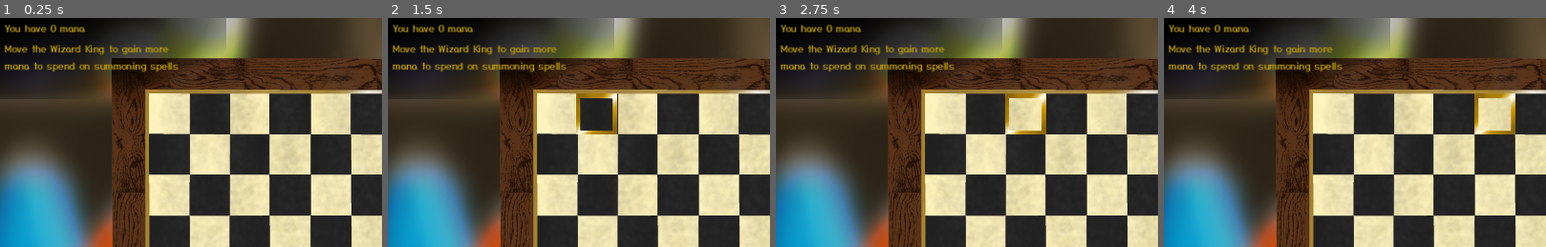
Above: before the commit, frames 1-4 (left to right).
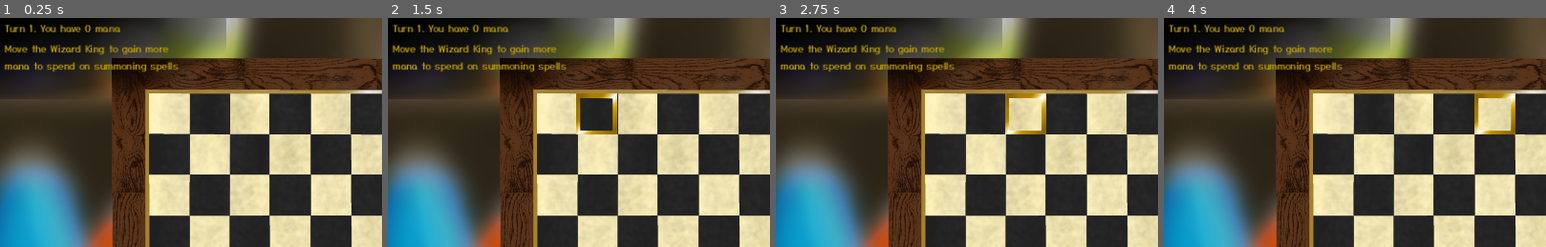
Above: after the commit, the same moments.

Repository: StephenAdamson/LDJam-55
Game: Godot game, scene res://Chess.tscn
Same seed, same stepped clock (60 frames per second), same inputs: the game is played once before the commit and once after it.
Inputs (mouse positions are % of the whole screen's width and height, from its top left):
- Up to frame 1 (0.25 s): no input
- Up to frame 2 (1.5 s): tap Enter at 0.5 s; move the mouse to (22, 21) at 0.52 s; click (22, 21) at 0.67 s; tap Space at 1.25 s; move the mouse to (27, 21) at 1.27 s; click (27, 21) at 1.42 s
- Up to frame 3 (2.75 s): tap Enter at 2 s; move the mouse to (33, 21) at 2.02 s; click (33, 21) at 2.17 s
- Up to frame 4 (4 s): tap Space at 2.75 s; move the mouse to (38, 21) at 2.77 s; click (38, 21) at 2.92 s; tap Enter at 3.5 s; move the mouse to (43, 21) at 3.52 s; click (43, 21) at 3.67 s
The pictures show only the part of the screen within x 0-50%, y 0-50%; the shares and areas given below are measured in that part.

The runs differ from the first frame. In frame 1, 0.6% of the frame differs, in the area x 1-32%, y 2-7%; in frame 2, 0.6%; in frame 3, 0.6%; in frame 4, 0.6%.

Commit message:
performance, AI, pawns

Diff:
--- a/prefabs/book/Spell_book_main.tscn
+++ b/prefabs/book/Spell_book_main.tscn
@@ -55,10 +55,10 @@
 [node name="Wallet" type="Label" parent="."]
 z_index = 501
 layout_mode = 0
-offset_left = 335.0
-offset_top = 116.0
-offset_right = 461.0
-offset_bottom = 140.0
+offset_left = 314.0
+offset_top = 112.0
+offset_right = 440.0
+offset_bottom = 136.0
 rotation = 0.0624787
 theme_override_colors/font_color = Color(0, 0, 0, 1)
 theme_override_fonts/font = ExtResource("3_351fs")
--- a/scripts/ChessSquare.gd
+++ b/scripts/ChessSquare.gd
@@ -37,8 +37,9 @@
 func changeState(newState: SquareState):
 	if newState == SquareState.HOVERED and currentState == SquareState.POSSIBLE:
 		return
-	currentState = newState
-	update_sprite()
+	if newState != currentState:
+		currentState = newState
+		update_sprite()
 
 func _input(event):
 	if event is InputEventMouseButton:
@@ -52,8 +53,10 @@
 				if GameManager.chosenPiece.isKing :
 					GameManager.white_mana += 1
 				GameManager.currentGameState = GameManager.GAMESTATE.BLACK_PLAYING
-		if event.button_index == MOUSE_BUTTON_LEFT and event.pressed and currentState == SquareState.HOVERED and GameManager.currentGameState == GameManager.GAMESTATE.WHITE_SUMMON_SELECTION:
+				GameManager.complete_turns += 1
+		if event.button_index == MOUSE_BUTTON_LEFT and event.pressed and currentState == SquareState.HOVERED and GameManager.currentGameState == GameManager.GAMESTATE.WHITE_SUMMON_SELECTION and !GameManager.getPieceAtSquare(Vector2i(coordinates.y,7-coordinates.x)):
 			GameManager.currentGameState = GameManager.GAMESTATE.BLACK_PLAYING
+			GameManager.complete_turns += 1
 			GameManager.buyingPiece.setPiecePosition(Vector2i(coordinates.y,7-coordinates.x))
 			changeState(SquareState.IDLE)
 
--- a/scripts/GameManager.gd
+++ b/scripts/GameManager.gd
@@ -23,6 +23,8 @@
 var BishopPortrait : PackedScene = load("res://prefabs/Portraits/Bishop.tscn")
 var RookPortrait : PackedScene = load("res://prefabs/Portraits/Rook.tscn")
 var PawnPortrait : PackedScene = load("res://prefabs/Portraits/Pawn.tscn")
+
+var complete_turns = 0
 
 var board = []
 enum GAMESTATE {
@@ -49,6 +51,7 @@
 var white_mana = 0
 var black_mana = 0
 
+var white_pieces = []
 var black_pieces = []
 
 var chances = [1,1,2,2,2,2,2,2,3,3,3,3,3,3,4,4,4,4,4,4,4,4,4,4,5,5,5,5,5,5,5,5,5,5,5,5,5,5,5,5,5,5]
@@ -66,7 +69,8 @@
 			square.coordinates = Vector2i(y, x)
 			board[y].append(square)
 			add_child(board[y][x])
-	chosenPiece = spawn_white_king_piece()
+	white_pieces.append(spawn_white_king_piece())
+	chosenPiece = white_pieces[0]
 	black_pieces.append(spawn_black_king_piece())
 
 	_shopIcon = ShopIcon.instantiate()
@@ -106,94 +110,143 @@
 func _process(delta):
 	if currentGameState == GAMESTATE.WHITE_SUMMON_SELECTION and buyingPiece:
 		buyingPiece.position = buyingPiece.get_global_mouse_position()
-	if currentGameState == GAMESTATE.BLACK_PLAYING:
+	elif currentGameState == GAMESTATE.BLACK_PLAYING:
 		black_ai()
 
 func black_ai():
-	var decision = randi() % 7
+	var decision
 	for _piece in black_pieces:
 		if _piece.calculate_captures().size()>0:
 			decision=10
-
-	if black_mana >= 2 and getSpawnableZonesBlack().size()>0:
-		decision = randi() % 7
+			break
+	if decision != 10 and black_mana >= 2 and getSpawnableZonesBlack().size()>0:
+		decision = randi() % 4
 		if decision == 0 :
-			var hasBought = 0
-			while hasBought == 0:
-				var selection = chances[randi() % chances.size()]
-				var _piece
-				match selection:
-					1:
-						if black_mana >= 2:
-							black_mana -= 2
-							hasBought = selection
-							_piece = Pawn.instantiate()
-					2:
-						if black_mana >= 6:
-							black_mana -= 6
-							hasBought = selection
-							_piece = Knight.instantiate()
-					3:
-						if black_mana >= 6:
-							black_mana -= 6
-							hasBought = selection
-							_piece = Bishop.instantiate()
-					4:
-						if black_mana >= 10:
-							black_mana -= 10
-							hasBought = selection
-							_piece = Rook.instantiate()
-					5:
-						if black_mana >= 18:
-							black_mana -= 18
-							hasBought = selection
-							_piece = Queen.instantiate()
-				if hasBought > 0:
-					_piece.team = 1
-					_piece.setPiecePosition(getSpawnableZonesBlack()[randi() % getSpawnableZonesBlack().size()])
-					black_pieces.append(_piece)
-					add_child(_piece)
-			currentGameState = GAMESTATE.WHITE_PLAYING
+			black_summon()
 		else:
 			black_move_a_piece()
 	else:
 		black_move_a_piece()
 
+func black_summon():
+	var hasBought = 0
+	while hasBought == 0:
+		var selection = chances[randi() % chances.size()]
+		var _piece
+		match selection:
+			1:
+				if black_mana >= 2:
+					black_mana -= 2
+					hasBought = selection
+					_piece = Pawn.instantiate()
+			2:
+				if black_mana >= 6:
+					black_mana -= 6
+					hasBought = selection
+					_piece = Knight.instantiate()
+			3:
+				if black_mana >= 6:
+					black_mana -= 6
+					hasBought = selection
+					_piece = Bishop.instantiate()
+			4:
+				if black_mana >= 10:
+					black_mana -= 10
+					hasBought = selection
+					_piece = Rook.instantiate()
+			5:
+				if black_mana >= 18:
+					black_mana -= 18
+					hasBought = selection
+					_piece = Queen.instantiate()
+		if hasBought > 0:
+			_piece.team = 1
+			_piece.setPiecePosition(getSpawnableZonesBlack()[randi() % getSpawnableZonesBlack().size()])
+			black_pieces.append(_piece)
+			add_child(_piece)
+	currentGameState = GAMESTATE.WHITE_PLAYING
+	complete_turns += 1
+
 func black_move_a_piece():
-	var canMove = false
-	while !canMove:
-		var _piece = black_pieces[randi() % black_pieces.size()]
-		var _moves = _piece.calculate_captures()
+	var best_capture
+	var _moves
+	var _largest_total = 0
+	var _capturing_piece
+	for _piece in black_pieces:
+		_moves = _piece.calculate_captures()
 		if _moves.size() == 0:
+			continue
+		else:
+			var _largest_for_this_piece = 0
+			var __piece
+			for square_of_capture in _moves:
+				if getPieceAtSquare(square_of_capture).points_per_capture > _largest_for_this_piece:
+					__piece = getPieceAtSquare(square_of_capture)
+					_largest_for_this_piece = __piece.points_per_capture
+			if _largest_for_this_piece > _largest_total:
+				_largest_total = _largest_for_this_piece
+				_capturing_piece = _piece
+	if _capturing_piece:
+		_moves = _capturing_piece.calculate_captures()
+		var _largest_for_this_piece = 0
+		var __piece
+		for square_of_capture in _moves:
+			if getPieceAtSquare(square_of_capture).points_per_capture > _largest_for_this_piece:
+				__piece = getPieceAtSquare(square_of_capture)
+				_largest_for_this_piece = __piece.points_per_capture
+		_capturing_piece.setPiecePosition(__piece.currentGridPosition)
+		black_mana += __piece.points_per_capture
+
+		black_mana += __piece.points_per_capture
+		white_pieces.erase(__piece)
+		var gameover = __piece.isKing
+		if gameover:
+			currentGameState = GAMESTATE.LOSE
+		__piece.queue_free()
+		if !gameover:
+			currentGameState = GAMESTATE.WHITE_PLAYING
+		complete_turns += 1
+	else:
+		var canMove = false
+		var count = 0
+		while !canMove:
+			count +=1
+			if count > 500:
+				currentGameState = GAMESTATE.WIN
+				break
+			var _piece = black_pieces[randi() % black_pieces.size()]
 			_moves = _piece.calculate_moves()
-		var _possible = []
-		for _sq in getAvailibleZones():
-			if _sq in _moves:
-				_possible.append(_sq)
-		if _possible.size() > 0:
-			canMove = true
-		else:
-			continue
-		if _piece.calculate_captures().size() == 0:
-			_piece.setPiecePosition(_possible[randi() % _possible.size()]);
-		else:
-			var _largest = 0
-			var _toCapture
-			for __piece in _possible:
-				if getPieceAtSquare(__piece).points_per_capture > _largest:
-					var ___piece = getPieceAtSquare(__piece)
-					_largest = ___piece.points_per_capture
-					_toCapture = ___piece
-			_piece.setPiecePosition(_toCapture.currentGridPosition);
-			black_mana += _toCapture.points_per_capture
-			if _toCapture.isKing:
-				currentGameState = GAMESTATE.LOSE
-			_toCapture.queue_free()
+			var _possible = []
+			for _sq in getAvailibleZones():
+				if _sq in _moves:
+					_possible.append(_sq)
+			var new_move
+			if _possible.size() > 0:
+				new_move = _possible[randi() % _possible.size()]
+				var will_be_captured = false
+				for __piece in white_pieces:
+					if __piece.has_method("calculate_moves"):
+						var moves = __piece.call("calculate_moves")
+						for move in moves:
+							if move.x == new_move.x and move.y == new_move.y:
+								will_be_captured = true
+								break
+					if __piece.has_method("calculate_captures"):
+						var moves = __piece.call("calculate_captures")
+						for move in moves:
+							if move.x == new_move.x and move.y == new_move.y:
+								will_be_captured = true
+								break
+				if !will_be_captured:
+					canMove = true
+				else:
+					continue
+			else:
+				continue
+			_piece.setPiecePosition(new_move);
+			black_mana += 1
 			currentGameState = GAMESTATE.WHITE_PLAYING
-			break
-		currentGameState = GAMESTATE.WHITE_PLAYING
-		if _piece.isKing:
-			black_mana +=1
+			complete_turns += 1
 
 func spawn_white_king_piece():
 	var king_piece = King.instantiate()
@@ -217,24 +270,6 @@
 func getSpawnableZonesBlack():
 	var spawnable_slots = []
 	for row in range(7, 5, -1):
-		for col in range(8):
-			spawnable_slots.append(Vector2i(col, row))
-	var found_slots = []
-	for _piece in get_children_of_type_chess_piece():
-		for slot in spawnable_slots:
-			if slot == _piece.currentGridPosition:
-				found_slots.append(slot)
-	var i = 0
-	while i < spawnable_slots.size():
-		if found_slots.has(spawnable_slots[i]):
-			spawnable_slots.remove_at(i)
-		else:
-			i += 1
-	return spawnable_slots
-
-func getSpawnableZonesWhite():
-	var spawnable_slots = []
-	for row in range(2):
 		for col in range(8):
 			spawnable_slots.append(Vector2i(col, row))
 	var found_slots = []
--- a/scripts/ShopEntry.gd
+++ b/scripts/ShopEntry.gd
@@ -18,5 +18,6 @@
 			GameManager.currentGameState = GameManager.GAMESTATE.WHITE_SUMMON_SELECTION
 			var _piece = Piece.instantiate()
 			_piece.team = 0
+			GameManager.white_pieces.append(_piece)
 			GameManager.add_child(_piece)
 			GameManager.buyingPiece = _piece
--- a/scripts/Wallet.gd
+++ b/scripts/Wallet.gd
@@ -11,4 +11,4 @@
 		elif GameManager.currentGameState == GameManager.GAMESTATE.LOSE:
 			text = "You lose!  :(  womp womp"
 		else:
-			text = "You have " + str(GameManager.white_mana) + " mana"
+			text = "Turn " + str(floor(GameManager.complete_turns/2)+1) + ". You have " + str(GameManager.white_mana) + " mana"
--- a/scripts/pieces/ChessPiece .gd
+++ b/scripts/pieces/ChessPiece .gd
@@ -41,9 +41,16 @@
 				if GameManager.instance:
 					GameManager.chosenPiece = self
 					if GameManager.currentGameState == GameManager.GAMESTATE.WHITE_PLAYING:
+						GameManager.clearBoardHighlights()
 						if has_method("calculate_moves"):
-							GameManager.clearBoardHighlights()
 							var moves = call("calculate_moves")
+							for move in moves:
+								for y in range(8):
+									for x in range(8):
+										if move.x == x and move.y == y:
+											GameManager.board[7-y][x].changeState(ChessSquare.SquareState.POSSIBLE)
+						if has_method("calculate_captures"):
+							var moves = call("calculate_captures")
 							for move in moves:
 								for y in range(8):
 									for x in range(8):
--- a/scripts/pieces/PawnChessPiece.gd
+++ b/scripts/pieces/PawnChessPiece.gd
@@ -13,7 +13,7 @@
 		self.texture = load("res://Sprites/pieces/black/blackpawnfront.png")
 
 func calculate_moves():
-	possibleSquares = []
+	possibleSquares.clear()
 	var direction = WHITE_MOVE_DIRECTION if team == 0 else BLACK_MOVE_DIRECTION
 
 	var newPosX = currentGridPosition.x
@@ -21,31 +21,19 @@
 
 	if newPosY >= 0 and newPosY < 8 and !GameManager.getPieceAtSquare(Vector2i(newPosX,newPosY)):
 		possibleSquares.append(Vector2i(newPosX, newPosY))
-
-	for _offset in ATTACK_OFFSETS:
-		var targetX = currentGridPosition.x + _offset.x
-		var targetY
-		if team == 0:
-			targetY = currentGridPosition.y + _offset.y
-		else:
-			targetY = currentGridPosition.y - _offset.y
-
-		if targetX >= 0 and targetX < 8 and targetY >= 0 and targetY < 8 and GameManager.getPieceAtSquare(Vector2i(targetX,targetY)) and GameManager.getPieceAtSquare(Vector2i(targetX,targetY)).team!=team:
-			possibleSquares.append(Vector2i(targetX, targetY))
-	if possibleSquares == []:
-		possibleSquares.append(Vector2i(-1,-1))
 	return possibleSquares
 
 func calculate_captures():
 	possibleCaptures = []
 	var direction = WHITE_MOVE_DIRECTION if team == 0 else BLACK_MOVE_DIRECTION
 
-	var newPosX = currentGridPosition.x
-	var newPosY = currentGridPosition.y + direction.y
-
 	for _offset in ATTACK_OFFSETS:
 		var targetX = currentGridPosition.x + _offset.x
-		var targetY = currentGridPosition.y + _offset.y
+		var targetY = currentGridPosition.y
+		if team == 0:
+			targetY += 1
+		else:
+			targetY -= 1
 		if targetX >= 0 and targetX < 8 and targetY >= 0 and targetY < 8 and GameManager.getPieceAtSquare(Vector2i(targetX,targetY)) and GameManager.getPieceAtSquare(Vector2i(targetX,targetY)).team!=team:
 			possibleCaptures.append(Vector2i(targetX, targetY))
 	return possibleCaptures
